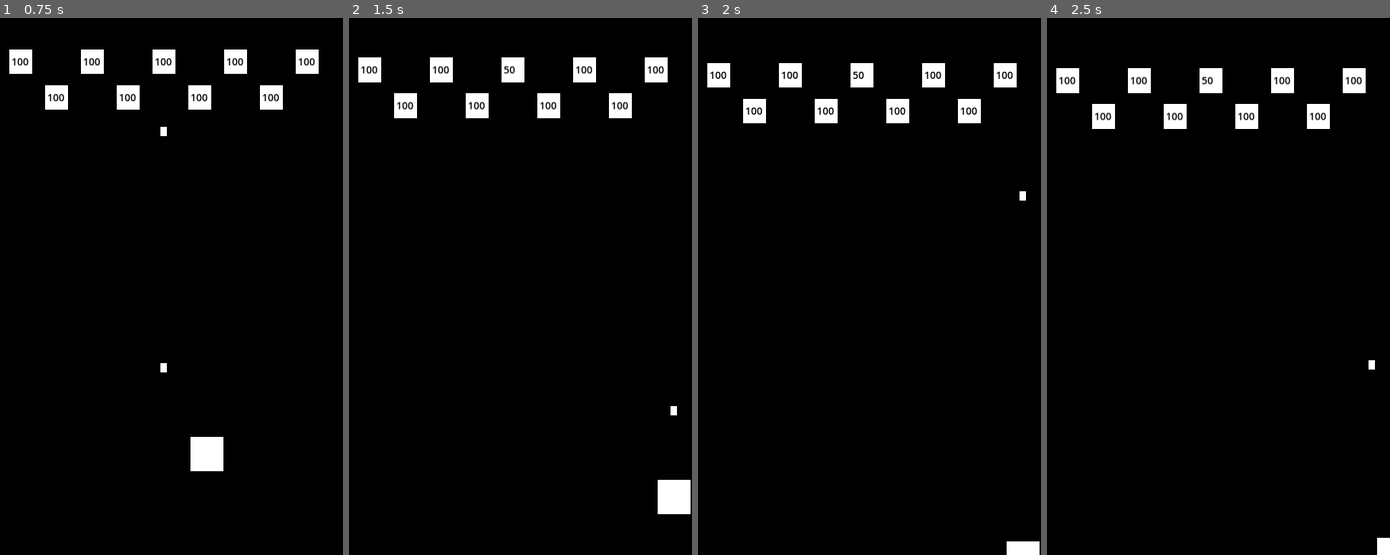
Above: before the commit, frames 1-4 (left to right).
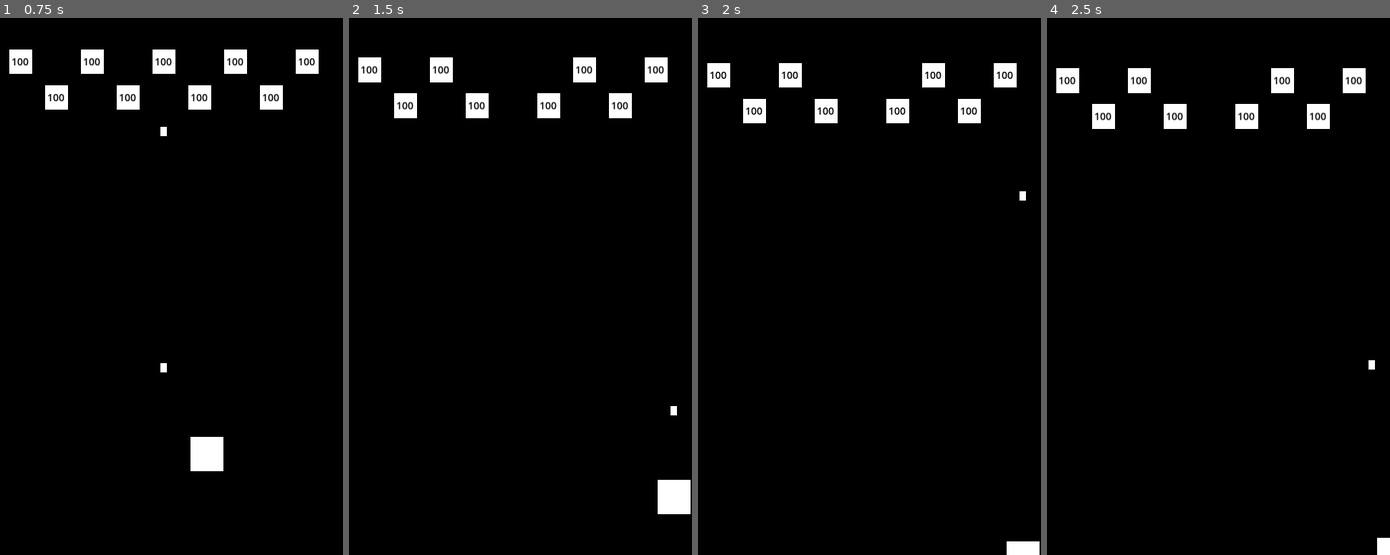
Above: after the commit, the same moments.

Repository: NotWallet/antialiengoobergame
Game: Godot game, scene res://Scenes/Main.tscn
Two runs of this game, one before a commit and one after it. Both use one fixed random seed, a clock stepped at 60 frames per second and the inputs below.
Inputs (mouse positions are in pixels of both pictures, inside the frame that each line leads up to):
- Up to frame 1 (0.75 s): move the mouse to (243, 259) at 0.52 s; press the mouse at (243, 259) at 0.53 s; hold D (right) from 0.53 s (still down)
- Up to frame 2 (1.5 s): move the mouse to (441, 313) at 1.27 s; release D (right) at 1.28 s; release the mouse at (441, 313) at 1.28 s; hold S (down) from 1.28 s (still down); click (441, 313) at 1.35 s
- Up to frame 3 (2 s): keep holding S (down)
- Up to frame 4 (2.5 s): move the mouse to (1245, 168) at 2.02 s; release S (down) at 2.03 s; press the mouse at (1245, 168) at 2.03 s; hold D (right) from 2.03 s (still down)

Frame 1 is identical in both runs. In frame 2, 0.3% of the frame differs, in the area x 44-52%, y 7-12%; in frame 3, 0.3%; in frame 4, 0.3%.

Commit message:
upgrades start

Diff:
--- a/Scenes/Main.tscn
+++ b/Scenes/Main.tscn
@@ -1,10 +1,11 @@
-[gd_scene load_steps=6 format=3 uid="uid://yypyfil3bdbu"]
+[gd_scene load_steps=7 format=3 uid="uid://yypyfil3bdbu"]
 
 [ext_resource type="Script" path="res://Scripts/Main.gd" id="1_gu0pu"]
 [ext_resource type="PackedScene" uid="uid://c8d5x86fiwl3c" path="res://Scenes/bullet.tscn" id="2_a433a"]
 [ext_resource type="PackedScene" uid="uid://di50uagnrntqo" path="res://Scenes/player.tscn" id="2_gvfdn"]
 [ext_resource type="PackedScene" uid="uid://5u1kxj0qkgyb" path="res://Scenes/environment.tscn" id="2_l34ks"]
 [ext_resource type="PackedScene" uid="uid://cfpnjfn78dmm1" path="res://Scenes/enemy.tscn" id="3_owpy7"]
+[ext_resource type="Script" path="res://Scripts/Upgrade.gd" id="6_1e2pj"]
 
 [node name="Main" type="Node2D"]
 script = ExtResource("1_gu0pu")
@@ -17,3 +18,36 @@
 
 [node name="bullet" parent="." instance=ExtResource("2_a433a")]
 position = Vector2(250, 609)
+
+[node name="Upgrade" type="Node2D" parent="."]
+visible = false
+position = Vector2(250, 300)
+script = ExtResource("6_1e2pj")
+
+[node name="bullet damage" type="Button" parent="Upgrade"]
+offset_left = -207.0
+offset_top = -72.0
+offset_right = -115.0
+offset_bottom = 66.0
+text = "1.5x bullet
+damage"
+
+[node name="bullet speed" type="Button" parent="Upgrade"]
+offset_left = -48.0
+offset_top = -69.0
+offset_right = 47.0
+offset_bottom = 69.0
+text = "2x bullet
+speed"
+
+[node name="player speed" type="Button" parent="Upgrade"]
+offset_left = 106.0
+offset_top = -70.0
+offset_right = 201.0
+offset_bottom = 68.0
+text = "2x player
+speed"
+
+[connection signal="pressed" from="Upgrade/bullet damage" to="Upgrade" method="_on_bullet_damage_pressed"]
+[connection signal="pressed" from="Upgrade/bullet speed" to="Upgrade" method="_on_bullet_speed_pressed"]
+[connection signal="pressed" from="Upgrade/player speed" to="Upgrade" method="_on_player_speed_pressed"]
--- a/Scenes/bullet.tscn
+++ b/Scenes/bullet.tscn
@@ -7,19 +7,16 @@
 [sub_resource type="RectangleShape2D" id="RectangleShape2D_igp1b"]
 size = Vector2(9, 13)
 
-[node name="bullet" type="Node2D"]
-position = Vector2(600, 200)
-
-[node name="Area2D" type="Area2D" parent="."]
+[node name="Area2D" type="Area2D"]
 collision_layer = 2
 collision_mask = 2
 script = ExtResource("1_qcuy3")
 
-[node name="MeshInstance2D" type="MeshInstance2D" parent="Area2D"]
+[node name="MeshInstance2D" type="MeshInstance2D" parent="."]
 scale = Vector2(9, 13)
 mesh = SubResource("QuadMesh_x1e2n")
 
-[node name="CollisionShape2D" type="CollisionShape2D" parent="Area2D"]
+[node name="CollisionShape2D" type="CollisionShape2D" parent="."]
 shape = SubResource("RectangleShape2D_igp1b")
 
-[connection signal="body_entered" from="Area2D" to="Area2D" method="_on_body_entered"]
+[connection signal="body_entered" from="." to="." method="_on_body_entered"]
--- a/Scripts/Bullet.gd
+++ b/Scripts/Bullet.gd
@@ -1,12 +1,14 @@
 extends Area2D
 
+@export var speed = 10
+@export var damage = 50
 
 func _ready():
 	pass
 
 # Called every frame. 'delta' is the elapsed time since the previous frame.
 func _process(delta):
-	position.y -= 10
+	position.y -= speed
 
 	if position.y < -700:
 		queue_free()
@@ -14,4 +16,4 @@
 func _on_body_entered(body):
 	queue_free()
 	if body.has_method("die"):
-		body.die()
+		body.die(damage)
--- a/Scripts/Main.gd
+++ b/Scripts/Main.gd
@@ -21,7 +21,8 @@
 
 # Called every frame. 'delta' is the elapsed time since the previous frame.
 func _process(delta):
-	pass
+	if enemies == 0:
+		$Upgrade.visible = true
 
 func spawn_bullet():
 	var new_bullet = bullet.instantiate()
--- /dev/null
+++ b/Scripts/Upgrade.gd
@@ -0,0 +1,16 @@
+extends Node2D
+
+func _on_bullet_damage_pressed():
+	print("damage") # Replace with function body.
+	$"../bullet".damage *= 1.5
+	visible = false
+
+func _on_bullet_speed_pressed():
+	print("bspeed") # Replace with function body.
+	$"../bullet".speed *= 2
+	visible = false
+
+func _on_player_speed_pressed():
+	print("pspeed") # Replace with function body.
+	$"../player".speed *= 2
+	visible = false
--- a/Scripts/enemy.gd
+++ b/Scripts/enemy.gd
@@ -1,6 +1,6 @@
 extends CharacterBody2D
 
-var health = 100
+@export var health = 100
 
 @onready var text = $TextEdit
 
@@ -12,8 +12,9 @@
 	position.y += .25
 	text.text = str(health)
 
-func die():
-	health-=25
+func die(damage):
+	health-=damage
 
 	if health <= 0:
+		$"..".enemies -= 1
 		queue_free()
--- a/Scripts/player.gd
+++ b/Scripts/player.gd
@@ -1,12 +1,6 @@
 extends CharacterBody2D
 
-
-const SPEED = 300.0
-
-
-# Get the gravity from the project settings to be synced with RigidBody nodes.
-
-
+@export var speed = 300
 
 func _physics_process(delta):
 
@@ -14,15 +8,15 @@
 	# As good practice, you should replace UI actions with custom gameplay actions.
 	var Xdirection = Input.get_axis("left", "right")
 	if Xdirection:
-		velocity.x = Xdirection * SPEED
+		velocity.x = Xdirection * speed
 	else:
-		velocity.x = move_toward(velocity.x, 0, SPEED)
+		velocity.x = move_toward(velocity.x, 0, speed)
 
 	var Ydirection = Input.get_axis("up", "down")
 	if Ydirection:
-		velocity.y = Ydirection * SPEED
+		velocity.y = Ydirection * speed
 	else:
-		velocity.y = move_toward(velocity.y, 0, SPEED)
+		velocity.y = move_toward(velocity.y, 0, speed)
 
 	if position.x < 0:
 		position.x = 0
